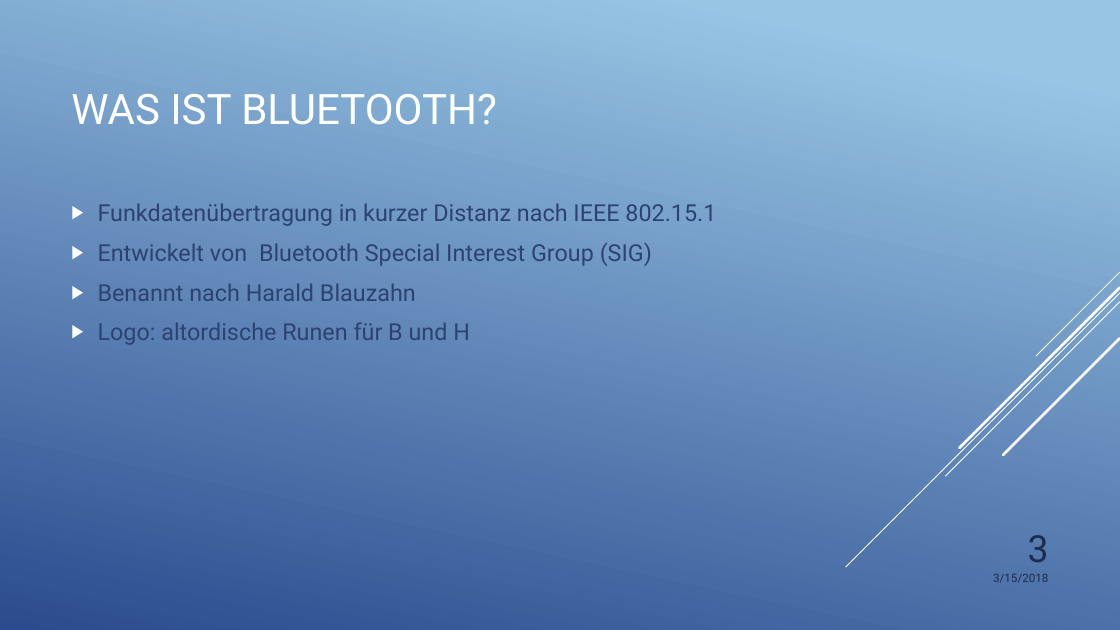
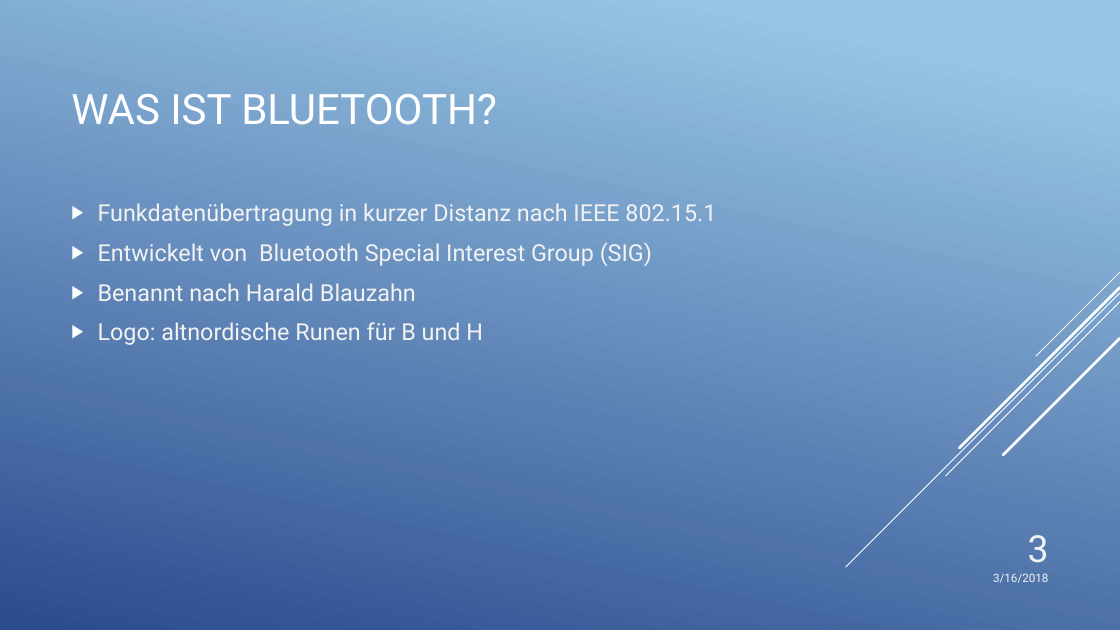
Before and after one commit to SteffenEckardt/blauzahn, a slide deck: slide 3 of Bluetooth.pptx. Drawn at 1120x630 pixels with LibreOffice and Linux fonts; fonts in the diff are those of the drawing. Boxes give left, top, right and bottom in pixels: in the first picture for what was removed or moved away, otherwise in the second. Text is boxed around its words. In the diff, an @@ line names an element or a change of style, - is before the commit and + after.

```diff
--- a/Bluetooth.pptx
+++ b/Bluetooth.pptx
@@ text at [98,203,716,301]: text colour #2C4372 to #F2F2F2 in "Funkdatenübertragung in kurzer Distanz nach IEEE 802.15.1", "Entwickelt von Bluetooth Special Interest Group (SIG)", "Benannt nach Harald Blauzahn" @@
@@ text at [98,322,483,345]: text changed; text colour #2C4372 to #F2F2F2 @@
-▶ Logo: altordische Runen für B und H
+▶ Logo: altnordische Runen für B und H
@@ page number at [1028,535,1049,563]: text colour #1D2C4C to #F2F2F2 @@
@@ text at [993,573,1048,583]: text changed; text colour #1D2C4C to #F2F2F2 @@
-3/15/2018
+3/16/2018
```
Also in this commit, not shown: 10 other slides changed.
